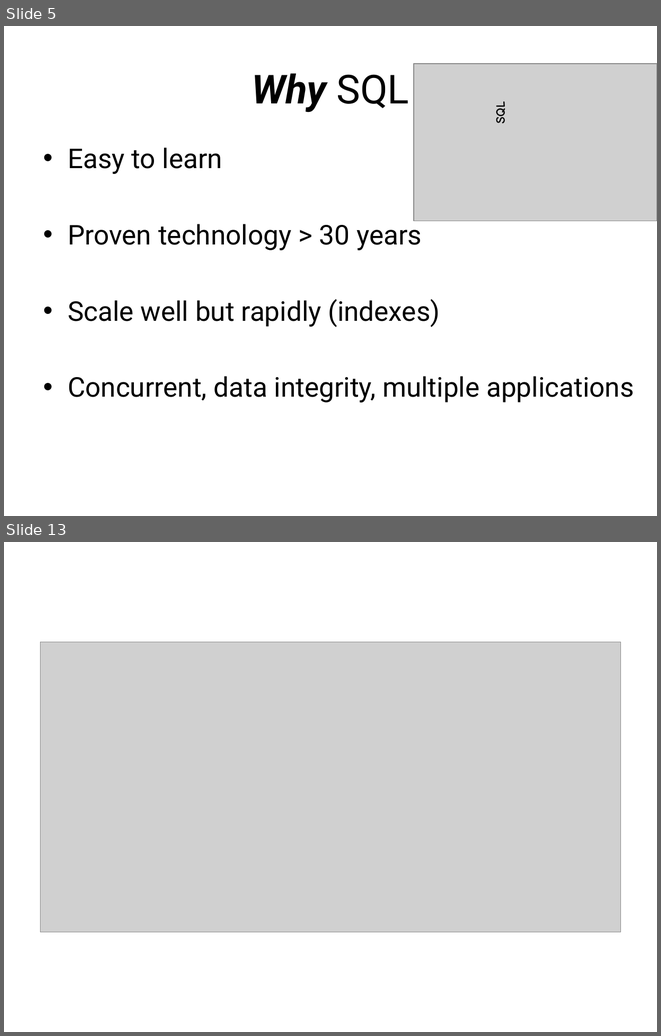
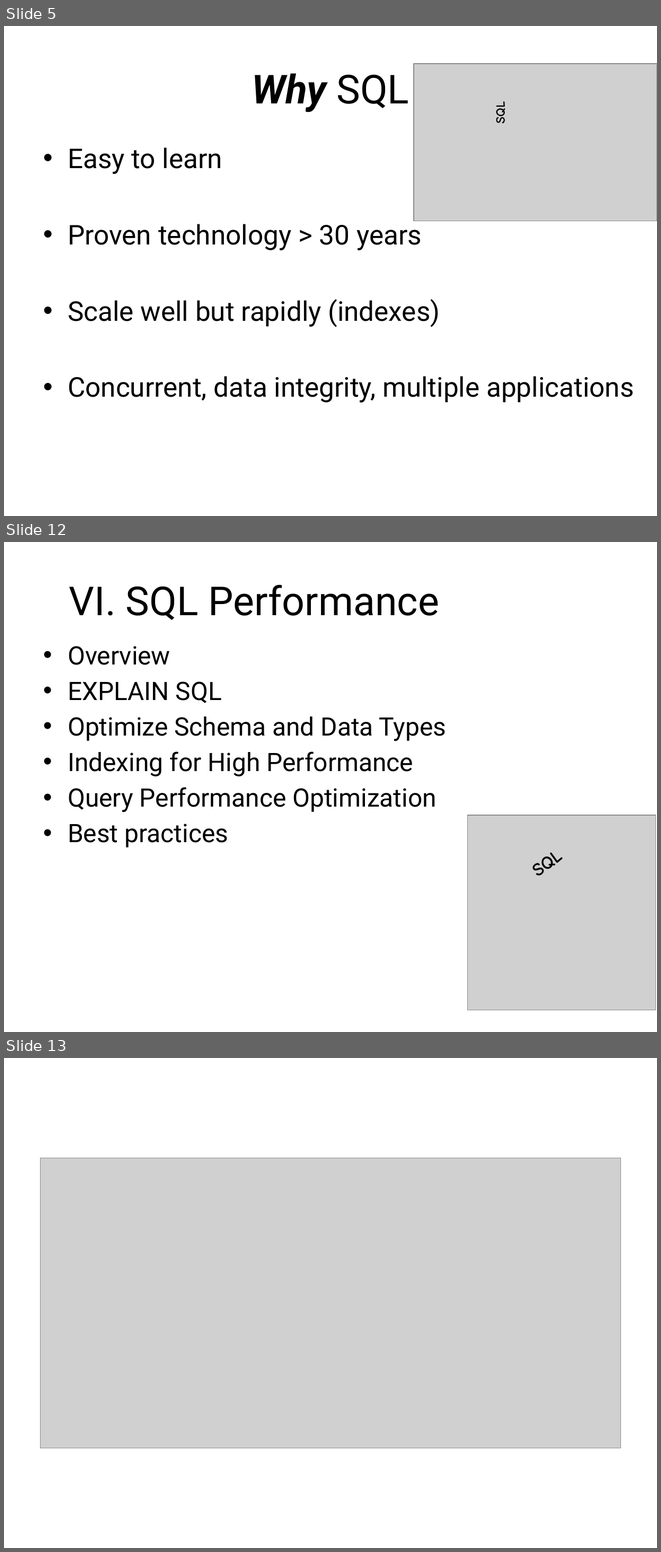
Before and after one commit to sonvq/sqltraining, a slide deck: QS_Training_SQL_Overview.pptx. Shown one above the other, each under a label of ours: slides 5 and 13 before the commit, slides 5, 12 and 13 after it; the slides between them are not shown. The pictures are 661x1036 and 661x1552 pixels, drawn with LibreOffice and Linux fonts; fonts in the diff are those of the drawing; grey boxes stand for pictures; background and template pictures are left out. Boxes give left, top, right and bottom in pixels: in the first picture for what was removed or moved away, otherwise in the second. Text is boxed around its words. In the diff, an @@ line names an element or a change of style, - is before the commit and + after.

```diff
--- a/QS_Training_SQL_Overview.pptx
+++ b/QS_Training_SQL_Overview.pptx
@@ slide 12 added at bbox=[4, 542, 657, 1032], background picture (left out) @@
@@ title added at bbox=[69, 584, 439, 620], 44 pt, text #000000 @@
+VI. SQL Performance
@@ text added at bbox=[68, 646, 446, 847], 28 pt, text #000000 @@
+• Overview
+• EXPLAIN SQL
+• Optimize Schema and Data Types
+• Indexing for High Performance
+• Query Performance Optimization
+• Best practices
@@ text added at bbox=[520, 800, 624, 887], 20 pt, text #000000, bold @@
+SQL
@@ picture added at bbox=[468, 815, 656, 1009] @@
```
Also in this commit, not shown: 5 slides changed, 1 other slide added, 2 slides removed, 1 other file.
